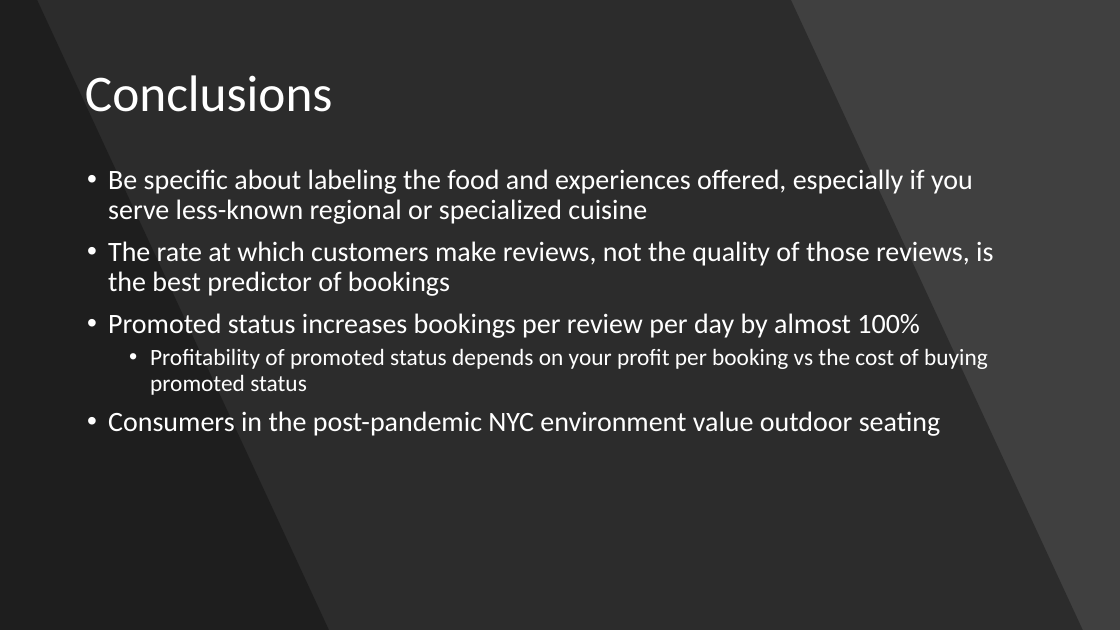
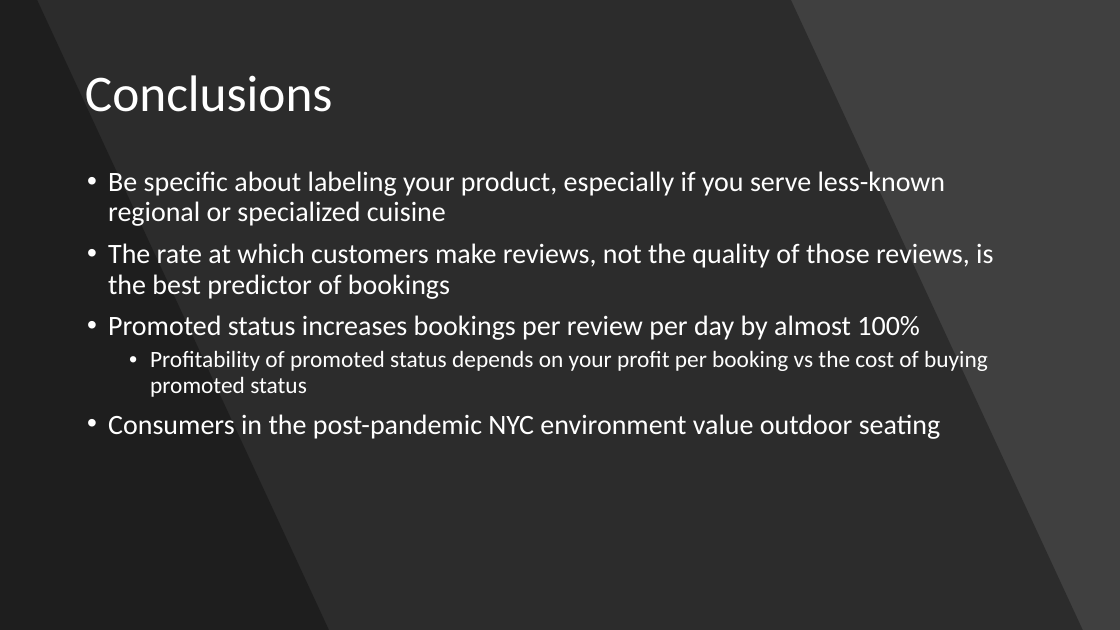
Before and after one commit to faymatt99/opentable_scraping_analysis, a slide deck: slide 19 of opentable_analysis_presentation.pptx (slide 21 before the commit). Drawn at 1120x630 pixels with LibreOffice and Linux fonts; fonts in the diff are those of the drawing. Boxes give left, top, right and bottom in pixels: in the first picture for what was removed or moved away, otherwise in the second. Text is boxed around its words. In the diff, an @@ line names an element or a change of style, - is before the commit and + after.

Commit message:
presentation tweaks

```diff
--- a/opentable_analysis_presentation.pptx
+++ b/opentable_analysis_presentation.pptx
@@ text at [108, 171, 946, 226]: text changed @@
-• Be specific about labeling the food and experiences offered, especially if you serve less-known regional or specialized cuisine
+• Be specific about labeling your product, especially if you serve less-known regional or specialized cuisine
```
Also in this commit, not shown: 1 other slide changed, 2 slides removed.
